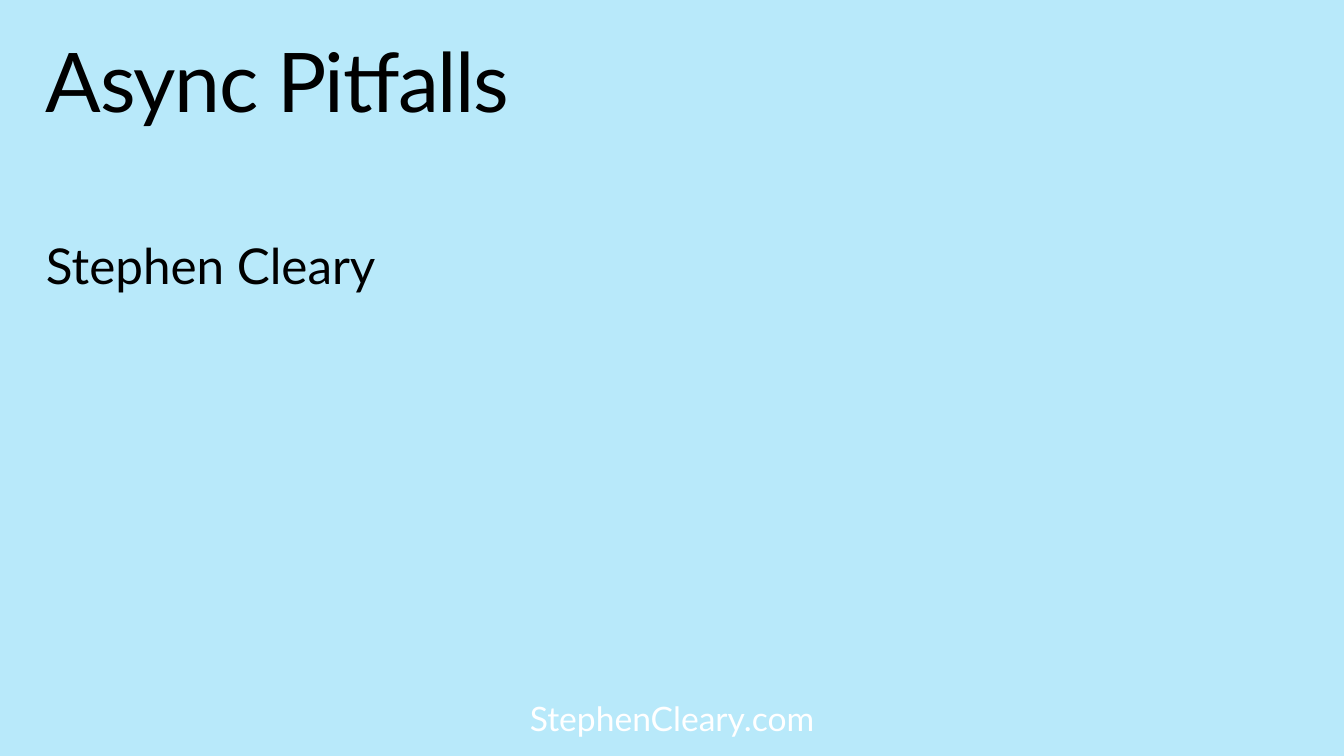
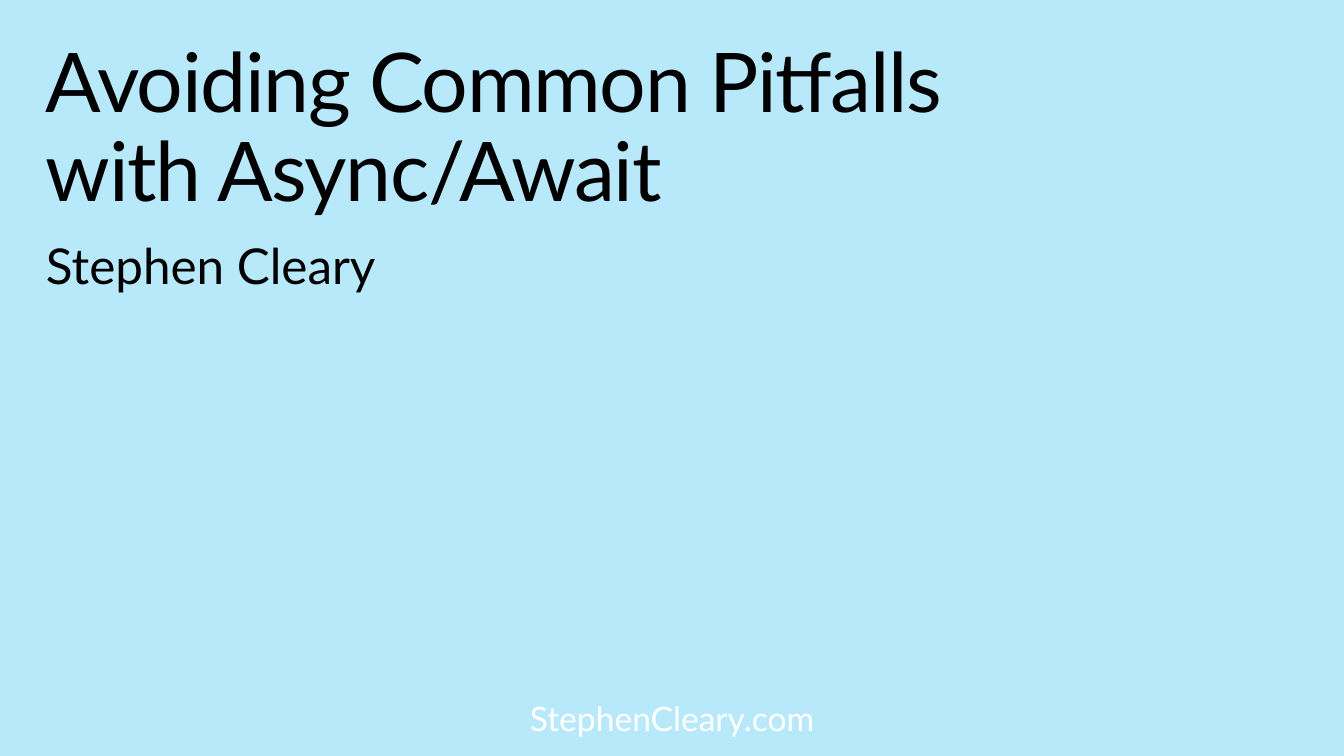
Before and after one commit to StephenCleary/Presentations, a slide deck: slide 1 of Async Pitfalls/Async Pitfalls.pptx. Drawn at 1344x756 pixels with LibreOffice and Linux fonts; fonts in the diff are those of the drawing; background and template pictures are left out. Boxes give left, top, right and bottom in pixels: in the first picture for what was removed or moved away, otherwise in the second. Text is boxed around its words. In the diff, an @@ line names an element or a change of style, - is before the commit and + after.

Commit message:
Update async pitfalls demo and talk.

```diff
--- a/Async Pitfalls/Async Pitfalls.pptx
+++ b/Async Pitfalls/Async Pitfalls.pptx
@@ title at [46,51,942,215]: text changed @@
-Async Pitfalls
+Avoiding Common Pitfalls with Async/Await
```
Also in this commit, not shown: 14 other slides changed, 3 slides added, 28 slides removed, 25 other files.
